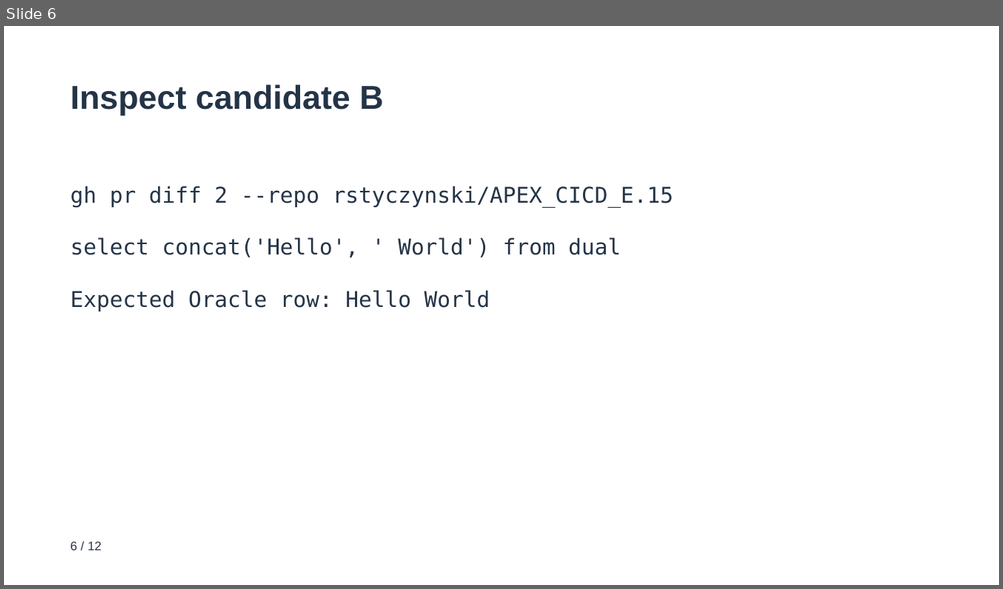
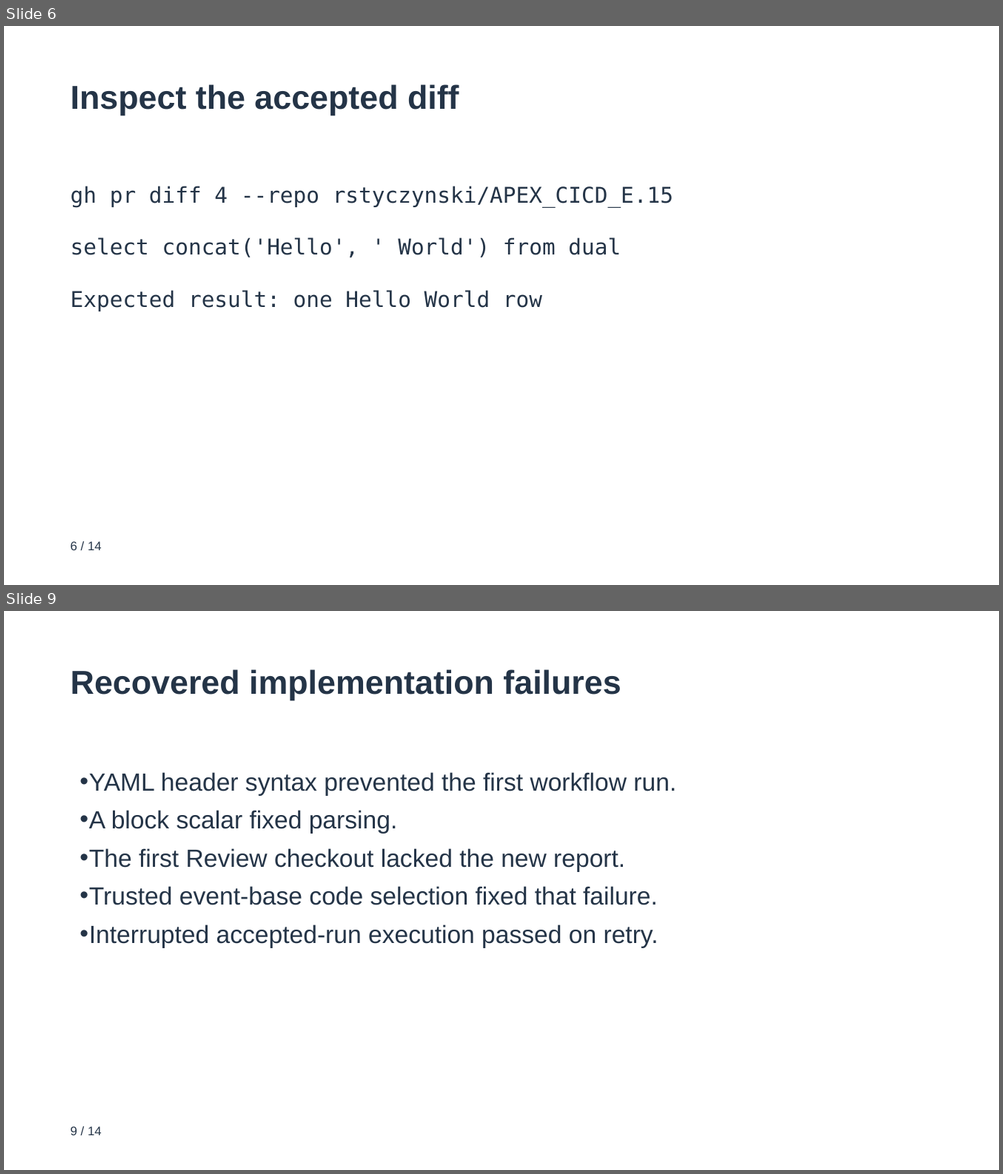
Before and after one commit to rstyczynski/APEX_CICD, a slide deck: progress/E.15/sprint_E.15_increment_demo.pptx. Shown one above the other, each under a label of ours: slide 6 before the commit, slides 6 and 9 after it; the slides between them are not shown. The pictures are 1003x589 and 1003x1174 pixels, drawn with LibreOffice and Linux fonts; fonts in the diff are those of the drawing. Boxes give left, top, right and bottom in pixels: in the first picture for what was removed or moved away, otherwise in the second. Text is boxed around its words. In the diff, an @@ line names an element or a change of style, - is before the commit and + after.

```diff
--- a/progress/E.15/sprint_E.15_increment_demo.pptx
+++ b/progress/E.15/sprint_E.15_increment_demo.pptx
@@ slide 9 added at (4,611,999,1170), background #FFFFFF @@
@@ text added at (71,669,620,701), 32 pt, text #243447, bold @@
+Recovered implementation failures
@@ text added at (79,772,676,948), 24 pt, text #243447 @@
+• YAML header syntax prevented the first workflow run.
+• A block scalar fixed parsing.
+• The first Review checkout lacked the new report.
+• Trusted event-base code selection fixed that failure.
+• Interrupted accepted-run execution passed on retry.
@@ text added at (71,1127,102,1136), 12 pt, text #243447 @@
+9 / 14
@@ slide 6 changed as well @@
@@ text at (71,84,459,116): text changed @@
-Inspect candidate B
+Inspect the accepted diff
@@ text at (71,186,673,207): text changed @@
-gh pr diff 2 --repo rstyczynski/APEX_CICD_E.15
+gh pr diff 4 --repo rstyczynski/APEX_CICD_E.15
@@ text at (71,290,542,312): text changed @@
-Expected Oracle row: Hello World
+Expected result: one Hello World row
@@ text at (71,542,102,551): text changed @@
-6 / 12
+6 / 14
```
Also in this commit, not shown: 8 other slides changed, 4 other slides added, 3 slides removed, 50 other files.
